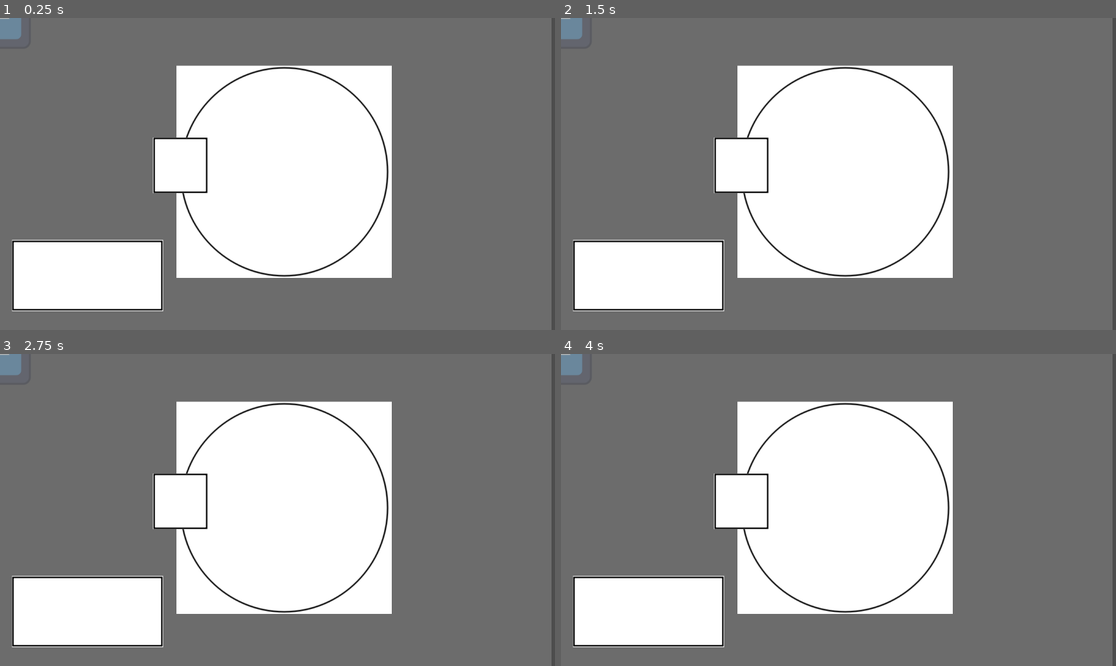
Above: before the commit, frames 1-4 (two rows, left to right).
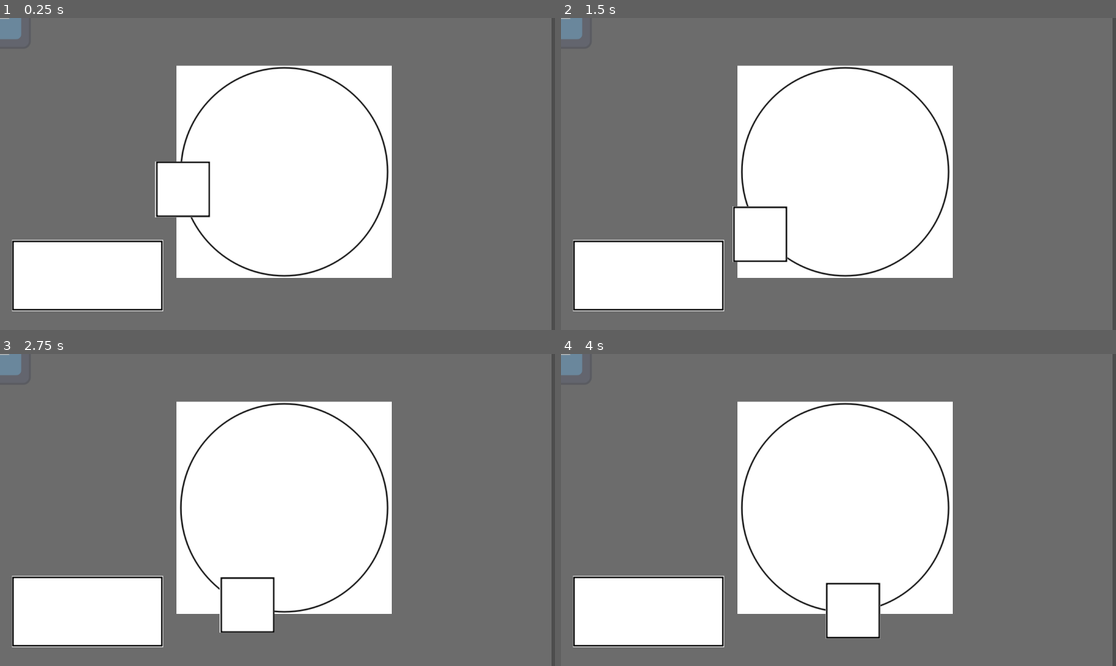
Above: after the commit, the same moments.

Repository: tehelka-gamedev/gmtk-2025
Game: Godot game, scene res://test_scene_tehelka.tscn
Same seed, same stepped clock (60 frames per second), same inputs: the game is played once before the commit and once after it. The project has no main scene, so this scene is started directly. The engine's default icon, where the game draws it, is replaced by a stand-in: a white triangle on a blue panel in a dark square.
Inputs:
- Up to frame 1 (0.25 s): no input
- Up to frame 2 (1.5 s): tap Space (elevator_toggle_movement) at 0.6, 1.35 s; tap Enter at 1.25 s
- Up to frame 3 (2.75 s): tap Space (elevator_toggle_movement) at 2.1 s
- Up to frame 4 (4 s): tap Space (elevator_toggle_movement) at 2.75, 2.85, 3.6 s; tap Enter at 3.5 s

The runs differ from the first frame. In frame 1, 1.1% of the frame differs, in the area x 27-38%, y 38-64%; in frame 2, 1.4%; in frame 3, 1.8%; in frame 4, 1.9%, in the area x 27-58%, y 38-92%.

Commit message:
Update test scene to move/stop the elevator

Diff:
--- /dev/null
+++ b/godot/scripts/game_manager.gd
@@ -0,0 +1,19 @@
+extends Node2D
+
+@export var elevator: Elevator = null
+@export var path_follow: PathFollow2D = null
+@export var rooms: Array[Room] = []
+
+func _ready() -> void:
+	if elevator == null:
+		push_error("no elevator")
+		return
+
+	if path_follow == null:
+		push_error("no path follow")
+		return
+
+func _process(delta) -> void:
+	# This part could be in a script of pathFollow2D probably...
+	if elevator.moving:
+		path_follow.progress += delta * elevator.speed
--- a/godot/test_scene_tehelka.tscn
+++ b/godot/test_scene_tehelka.tscn
@@ -1,9 +1,12 @@
-[gd_scene load_steps=6 format=3 uid="uid://ck8ma3a7300uf"]
+[gd_scene load_steps=9 format=3 uid="uid://ck8ma3a7300uf"]
 
 [ext_resource type="PackedScene" uid="uid://bttrvcujvlunr" path="res://objects/npc/npc.tscn" id="1_3mla1"]
+[ext_resource type="Script" uid="uid://cdo6vkw180fto" path="res://scripts/game_manager.gd" id="1_gtmcs"]
 [ext_resource type="Texture2D" uid="uid://fklnwtqtkvws" path="res://sprites/circle.png" id="2_fkhtt"]
 [ext_resource type="PackedScene" uid="uid://bixriv415q58j" path="res://objects/elevator.tscn" id="3_fkhtt"]
 [ext_resource type="PackedScene" uid="uid://dd5giy7mmmmxe" path="res://objects/room.tscn" id="4_7yu2k"]
+[ext_resource type="Script" uid="uid://5gunqk2qmled" path="res://objects/slot_manager.gd" id="5_7yu2k"]
+[ext_resource type="Script" uid="uid://cjd6a7ud0c8av" path="res://objects/slot.gd" id="6_xl2fy"]
 
 [sub_resource type="Curve2D" id="Curve2D_xl2fy"]
 _data = {
@@ -11,7 +14,11 @@
 }
 point_count = 5
 
-[node name="TestSceneTehelka" type="Node2D"]
+[node name="TestSceneTehelka" type="Node2D" node_paths=PackedStringArray("elevator", "path_follow", "rooms")]
+script = ExtResource("1_gtmcs")
+elevator = NodePath("World/Path2D/PathFollow2D/Elevator")
+path_follow = NodePath("World/Path2D/PathFollow2D")
+rooms = [NodePath("World/Room")]
 
 [node name="NPC" parent="." instance=ExtResource("1_3mla1")]
 
@@ -37,3 +44,23 @@
 
 [node name="Room" parent="World" instance=ExtResource("4_7yu2k")]
 position = Vector2(182, 535)
+
+[node name="SlotManager" type="Node2D" parent="World/Room"]
+script = ExtResource("5_7yu2k")
+
+[node name="Slot" type="Marker2D" parent="World/Room/SlotManager"]
+position = Vector2(-100, 53)
+gizmo_extents = 20.0
+script = ExtResource("6_xl2fy")
+
+[node name="Slot2" type="Marker2D" parent="World/Room/SlotManager"]
+position = Vector2(-33, 53)
+gizmo_extents = 20.0
+
+[node name="Slot3" type="Marker2D" parent="World/Room/SlotManager"]
+position = Vector2(35, 53)
+gizmo_extents = 20.0
+
+[node name="Slot4" type="Marker2D" parent="World/Room/SlotManager"]
+position = Vector2(99, 53)
+gizmo_extents = 20.0
Not shown, added: godot/scripts/game_manager.gd.uid
